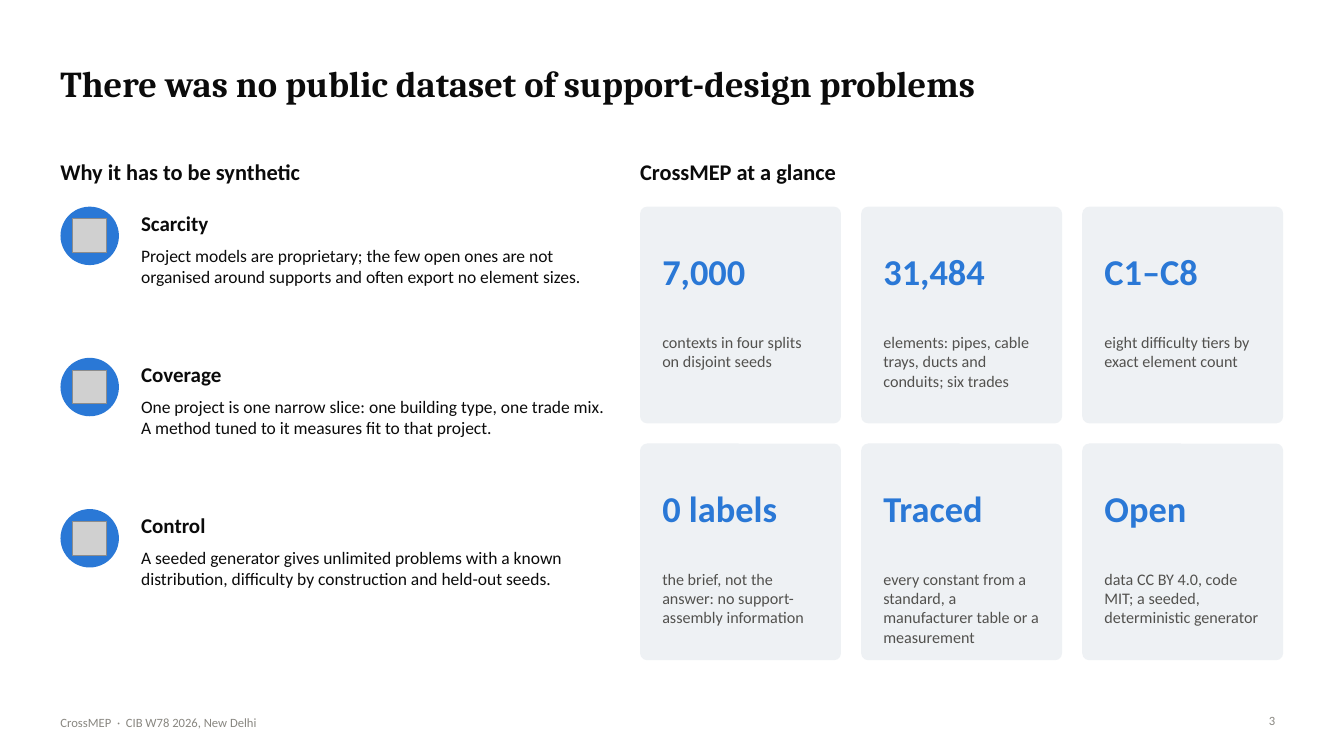
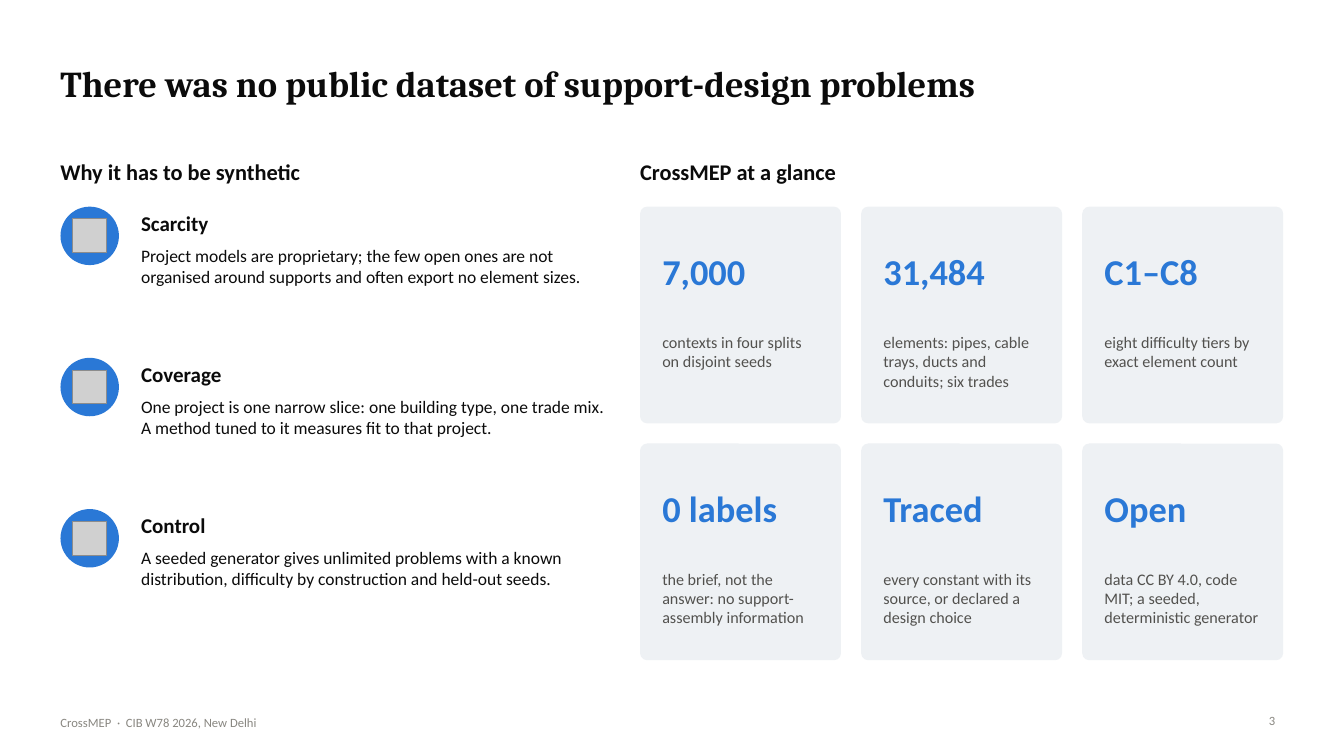
Before and after one commit to lavinia-ped/CrossMEP_Dataset, a slide deck: slide 3 of docs/CrossMEP_CIBW78_talk.pptx. Drawn at 1344x756 pixels with LibreOffice and Linux fonts; fonts in the diff are those of the drawing; grey boxes stand for pictures. Boxes give left, top, right and bottom in pixels: in the first picture for what was removed or moved away, otherwise in the second. Text is boxed around its words. In the diff, an @@ line names an element or a change of style, - is before the commit and + after.

```diff
--- a/docs/CrossMEP_CIBW78_talk.pptx
+++ b/docs/CrossMEP_CIBW78_talk.pptx
@@ text at <box>883,574,1031,626</box>: text changed @@
-every constant from a standard, a manufacturer table or a measurement
+every constant with its source, or declared a design choice
```
Also in this commit, not shown: 7 other slides changed, 5 other files.
